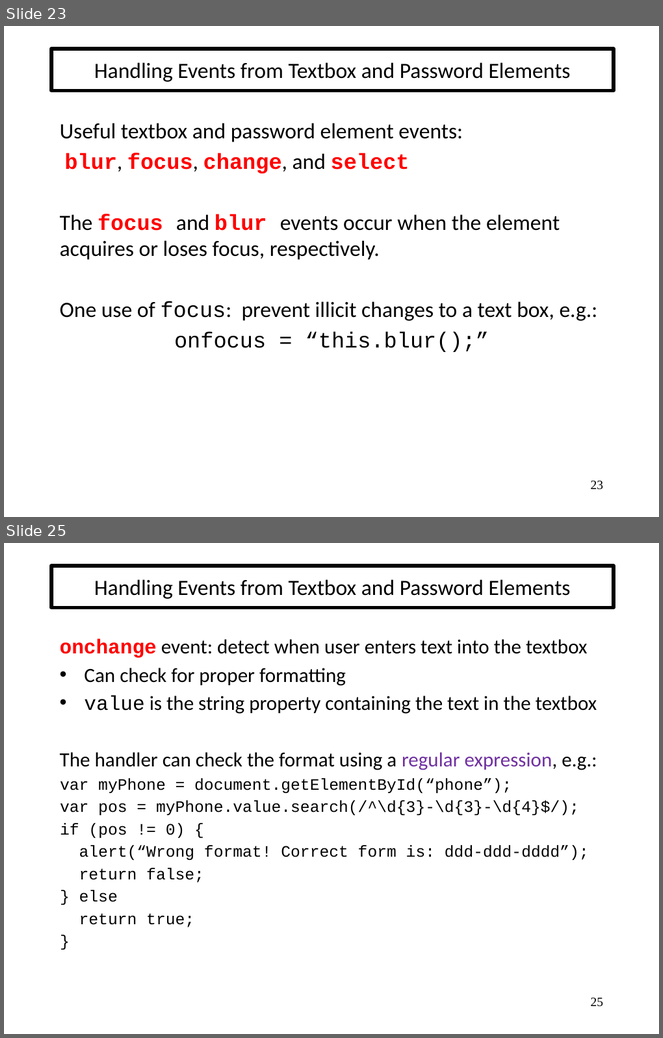
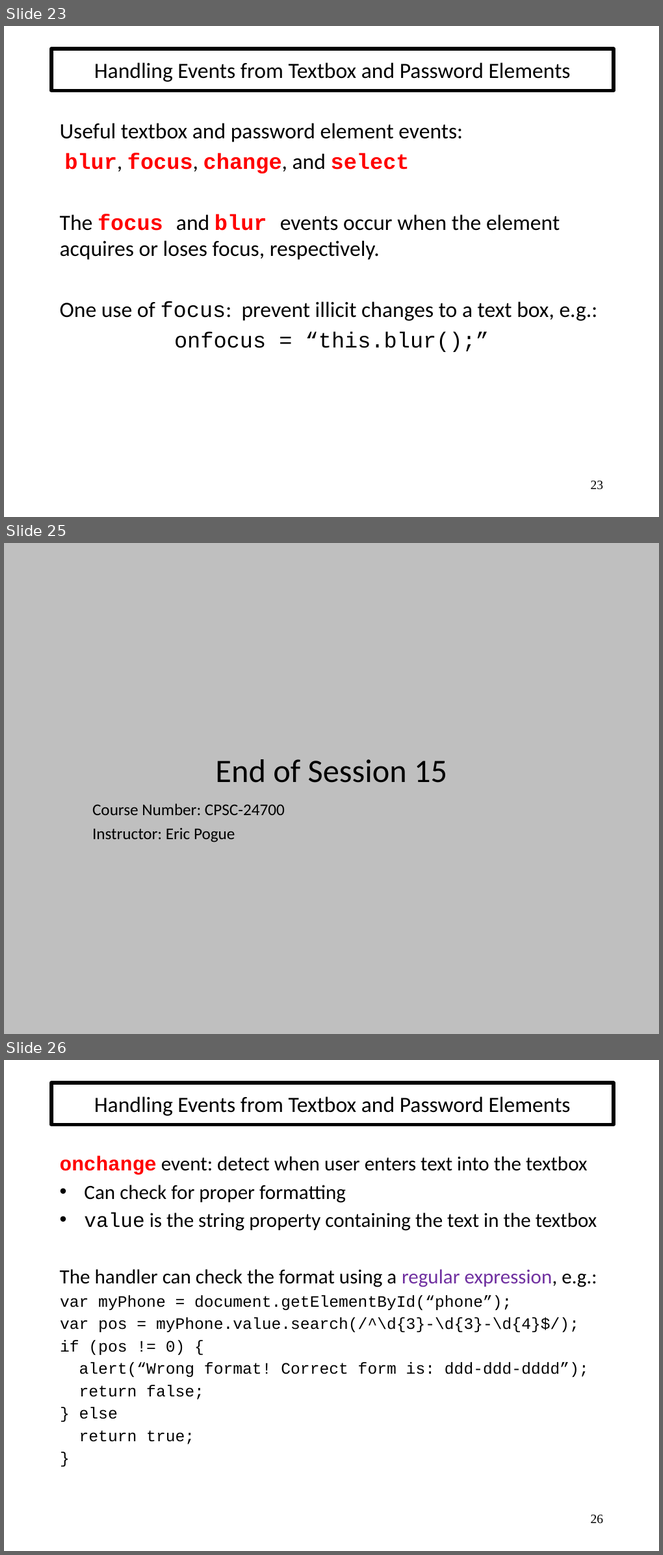
Before and after one commit to EricJPogue/www-epogue-info, a slide deck: CPSC-24700/Presentations/javascript-and-html.pptx. Shown one above the other, each under a label of ours: slides 23 and 25 before the commit, slides 23, 25 and 26 after it; the slides between them are not shown. The pictures are 663x1038 and 663x1555 pixels, drawn with LibreOffice and Linux fonts; fonts in the diff are those of the drawing. Boxes give left, top, right and bottom in pixels: in the first picture for what was removed or moved away, otherwise in the second. Text is boxed around its words. In the diff, an @@ line names an element or a change of style, - is before the commit and + after.

Commit message:
Updated session 15 and related documents.

```diff
--- a/CPSC-24700/Presentations/javascript-and-html.pptx
+++ b/CPSC-24700/Presentations/javascript-and-html.pptx
@@ slide 25 added at box(4, 543, 659, 1034), background #BFBFBF @@
@@ title added at box(215, 759, 447, 783), 36 pt, text #000000 @@
+End of Session 15
@@ subtitle added at box(92, 804, 285, 843), 18 pt, text #000000 @@
+Course Number: CPSC-24700
+Instructor: Eric Pogue
@@ what was slide 25 is now slide 26 @@
@@ page number at box(591, 1515, 604, 1524): text changed @@
-25
+26
```
Also in this commit, not shown: 4 slides changed, 10 other files.
